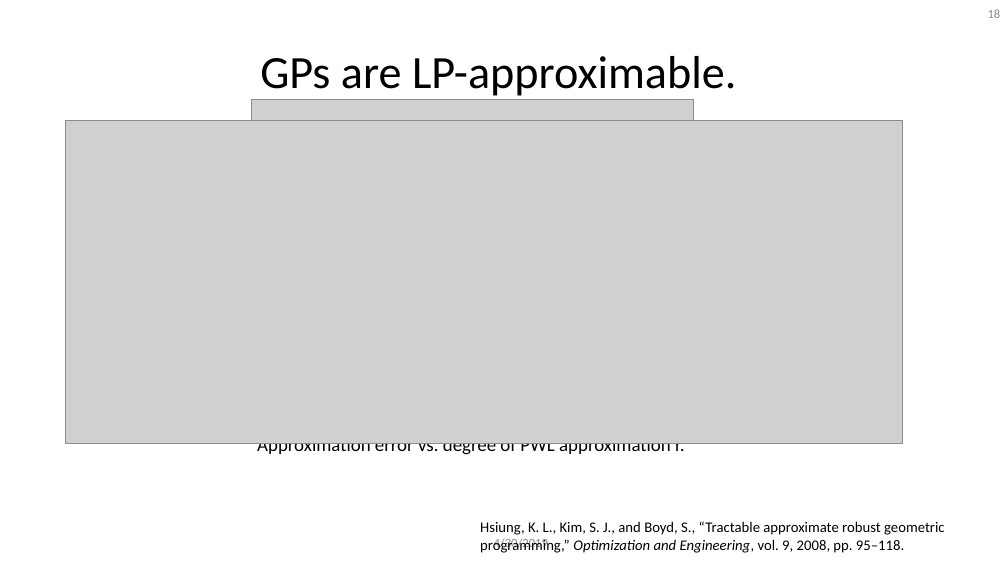
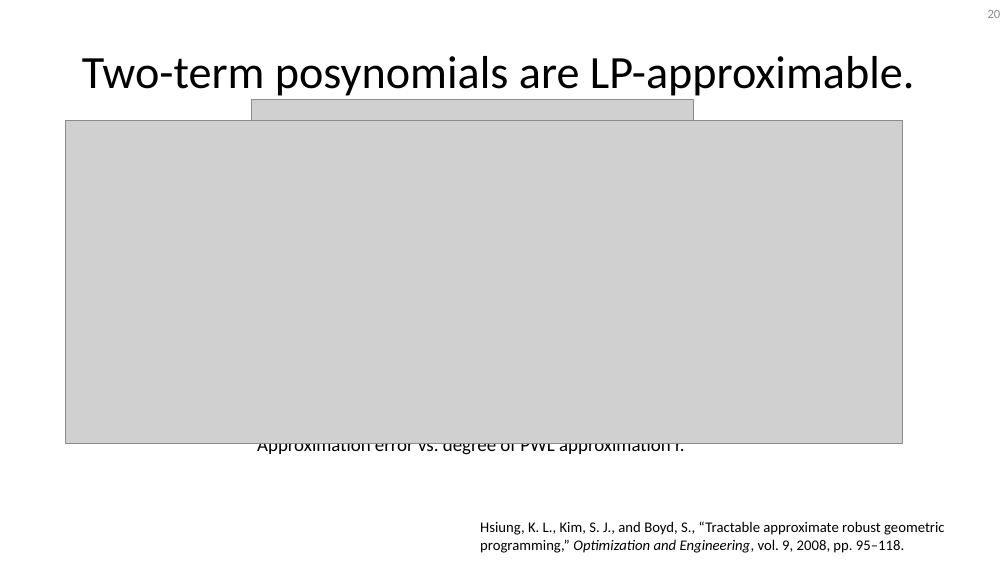
Before and after one commit to 1ozturkbe/robustSPpaper, a slide deck: slide 20 of presentations/acdlSeminar_20190503.pptx (slide 18 before the commit). Drawn at 1008x567 pixels with LibreOffice and Linux fonts; fonts in the diff are those of the drawing; grey boxes stand for pictures; background and template pictures are left out. Boxes give left, top, right and bottom in pixels: in the first picture for what was removed or moved away, otherwise in the second. Text is boxed around its words. In the diff, an @@ line names an element or a change of style, - is before the commit and + after.

```diff
--- a/presentations/acdlSeminar_20190503.pptx
+++ b/presentations/acdlSeminar_20190503.pptx
@@ page number at (x1=988, y1=10, x2=1001, y2=18): text changed @@
-18
+20
@@ title at (x1=82, y1=56, x2=915, y2=96): text changed @@
-GPs are LP-approximable.
+Two-term posynomials are LP-approximable.
@@ text at (x1=497, y1=540, x2=545, y2=550): text changed @@
-4/30/2019
+5/3/2019
```
Also in this commit, not shown: 32 other slides changed, 3 slides added, 1 slide removed.
